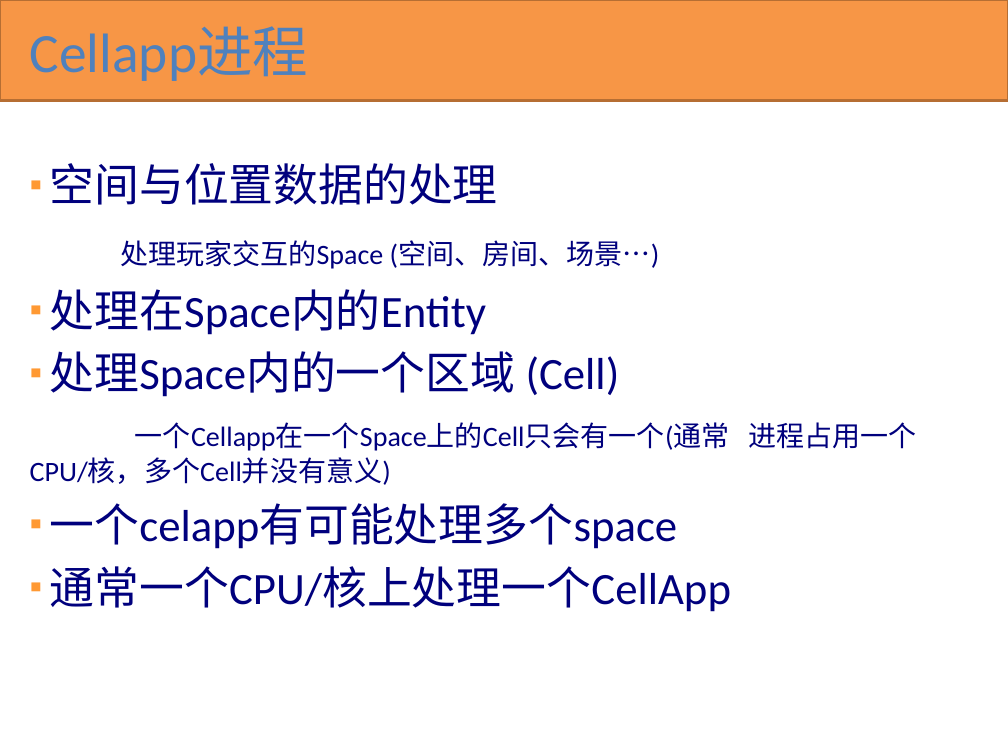
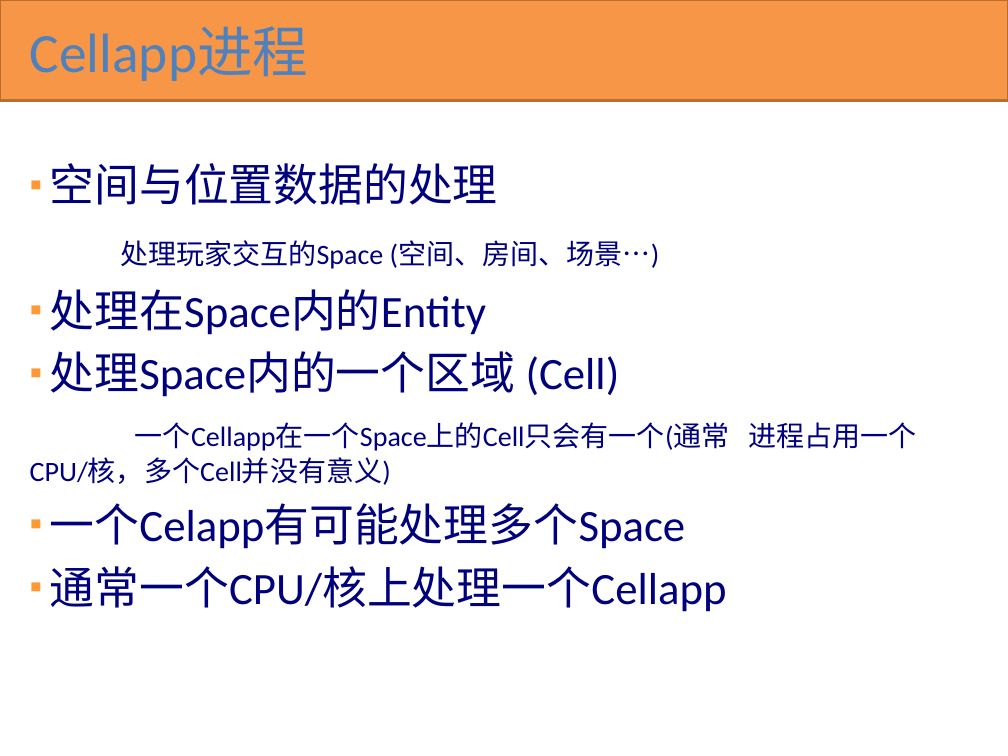
Before and after one commit to kbengine/kbengine_docs, a slide deck: slide 13 of KBEngine overview(cn).pptx. Drawn at 1008x756 pixels with LibreOffice and Linux fonts; fonts in the diff are those of the drawing. Boxes give left, top, right and bottom in pixels: in the first picture for what was removed or moved away, otherwise in the second. Text is boxed around its words. In the diff, an @@ line names an element or a change of style, - is before the commit and + after.

```diff
--- a/KBEngine overview(cn).pptx
+++ b/KBEngine overview(cn).pptx
@@ text at (50,503,727,612): text changed @@
-▪ 一个celapp有可能处理多个space
-▪ 通常一个CPU/核上处理一个CellApp
+▪ 一个Celapp有可能处理多个Space
+▪ 通常一个CPU/核上处理一个Cellapp
```
Also in this commit, not shown: 20 other slides changed.
